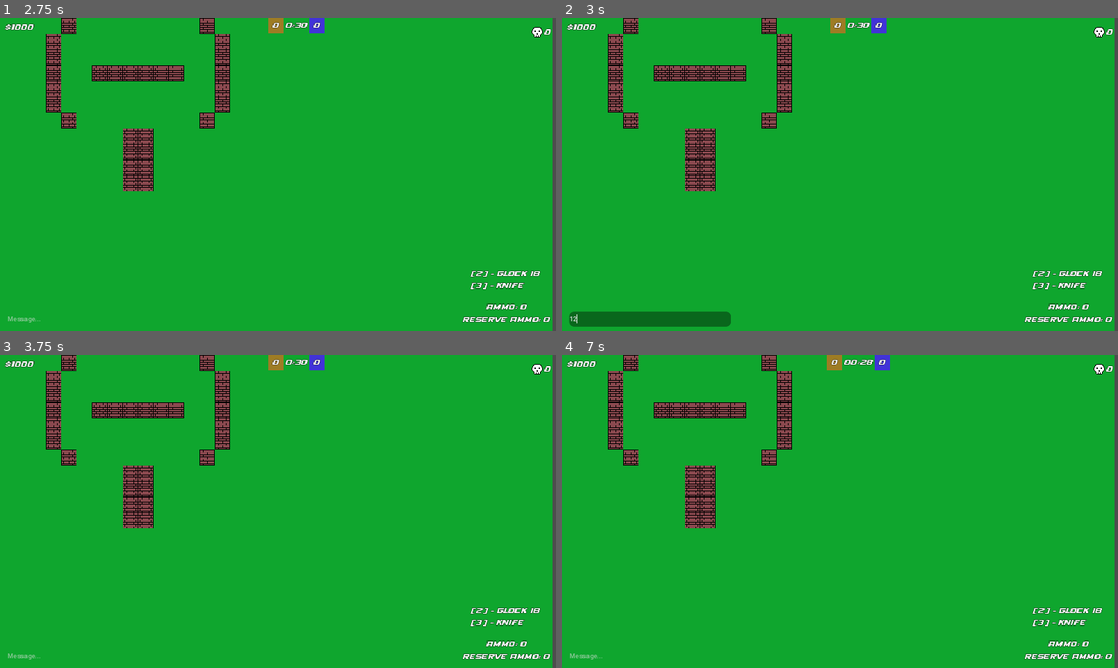
Above: before the commit, frames 1-4 (two rows, left to right).
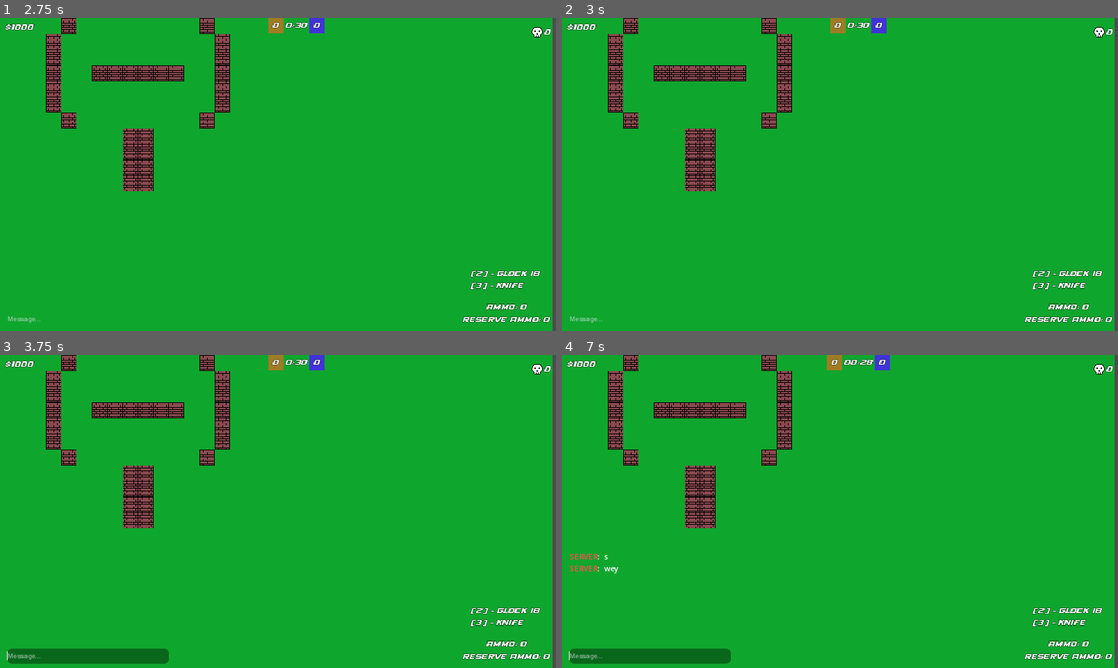
Above: after the commit, the same moments.

Repository: StormLight14/pew-pew-io
Game: Godot game, scene res://multiplayer/multiplayer.tscn
The game is run twice, just before and just after one commit, with the same random seed, the same clock (stepped at 60 frames per second) and the same inputs.
Inputs (mouse positions are in pixels of both pictures, inside the frame that each line leads up to):
- Up to frame 1 (2.75 s): click (322, 27) at 0.52 s; type "Alex" at 0.6 s; click "Host Game" at 1.25 s; click "Start Game" at 2 s
- Up to frame 2 (3 s): click (650, 318) at 2.77 s; type "12" at 2.85 s
- Up to frame 3 (3.75 s): tap Enter at 3.5 s; move the mouse to (400, 495) at 3.52 s; hold D (right) from 3.53 s (still down); tap Y (message) at 3.6 s
- Up to frame 4 (7 s): tap Space at 4.25, 5.75 s; move the mouse to (728, 527) at 4.27 s; release D (right) at 4.28 s; hold S (down) 4.28-5.03 s; click (728, 527) at 4.35 s; tap Y (message) every 0.75 s from 4.55 to 6.8 s; tap Enter at 5, 6.5 s; move the mouse to (895, 442) at 5.02 s; hold D (right) 5.03-5.78 s; tap 5 (bomb) at 5.1 s; move the mouse to (812, 574) at 5.77 s; hold W (up) 5.78-6.53 s; tap E (interact) at 5.85 s; move the mouse to (1006, 558) at 6.52 s; hold A (left) from 6.53 s (still down); tap 3 (knife) at 6.6 s

Frame 1 is identical in both runs. In frame 2, 1.4% of the frame differs, in the area x 1-31%, y 93-99%; in frame 3, 1.4%; in frame 4, 1.6%, in the area x 1-31%, y 63-99%.

Commit message:
chat ui fixed; press y to message

Diff:
--- a/level/level.tscn
+++ b/level/level.tscn
@@ -182,10 +182,10 @@
 anchors_preset = 2
 anchor_top = 1.0
 anchor_bottom = 1.0
-offset_left = 19.0
-offset_top = 370.0
-offset_right = 396.0
-offset_bottom = 565.0
+offset_left = 16.0
+offset_top = -242.0
+offset_right = 393.0
+offset_bottom = -47.0
 grow_vertical = 0
 theme = ExtResource("3_ynjfq")
 follow_focus = true
@@ -206,6 +206,7 @@
 offset_top = 608.0
 offset_right = 350.0
 offset_bottom = 639.0
+mouse_filter = 2
 theme = ExtResource("3_ynjfq")
 theme_override_fonts/font = ExtResource("4_jlpa4")
 theme_override_font_sizes/font_size = 14
--- a/ui/game_ui.gd
+++ b/ui/game_ui.gd
@@ -22,6 +22,8 @@
 		shop_ui.visible = not shop_ui.visible
 		GameValues.shop_open = not GameValues.shop_open
 		update_buy_menu()
+	elif Input.is_action_just_pressed("message") and GameValues.typing == false and GameValues.shop_open == false:
+		message_line.grab_focus()
 
 func update_defuse_ui(defuse_seconds, show):
 	%DefuseUI.visible = show
